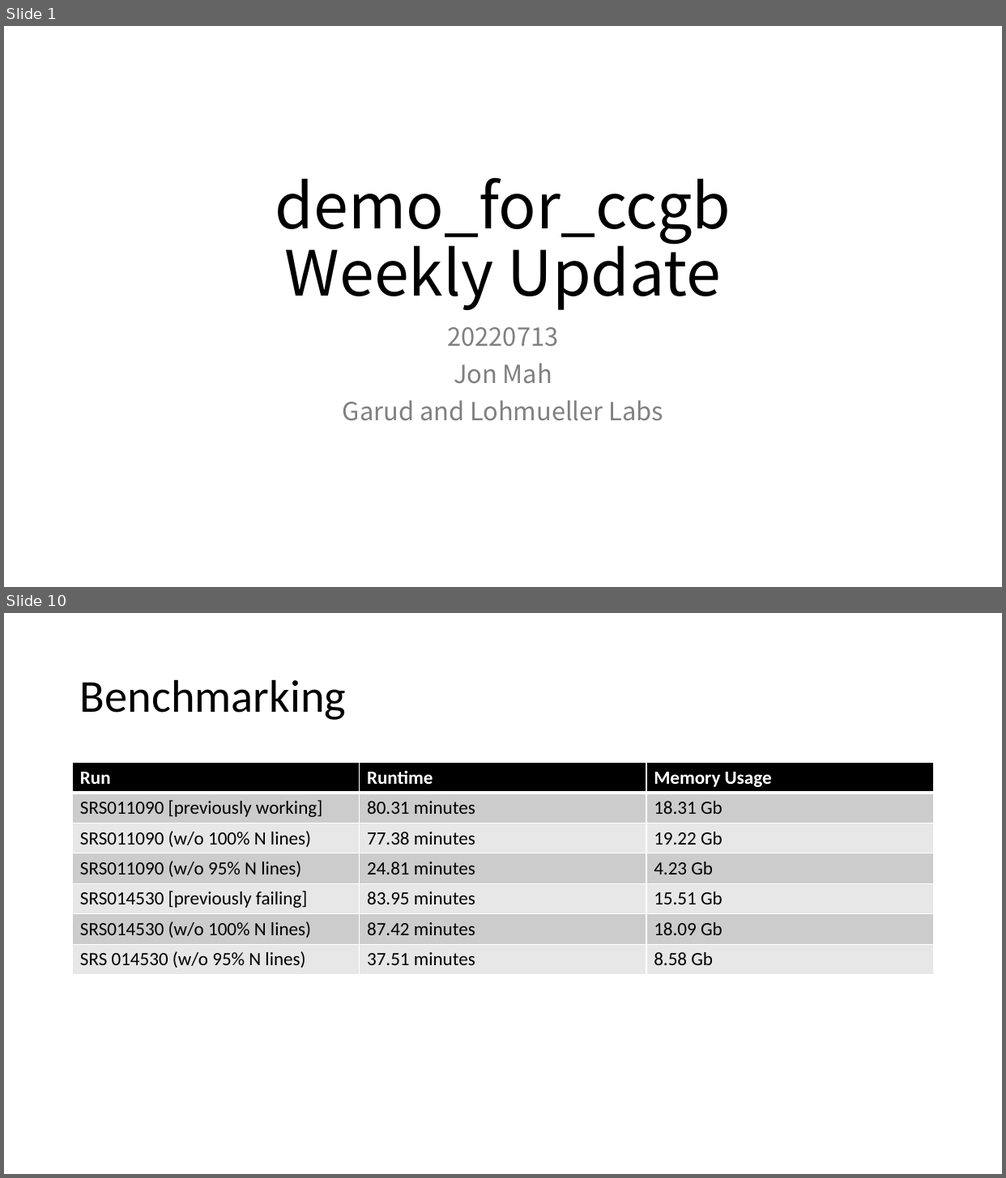
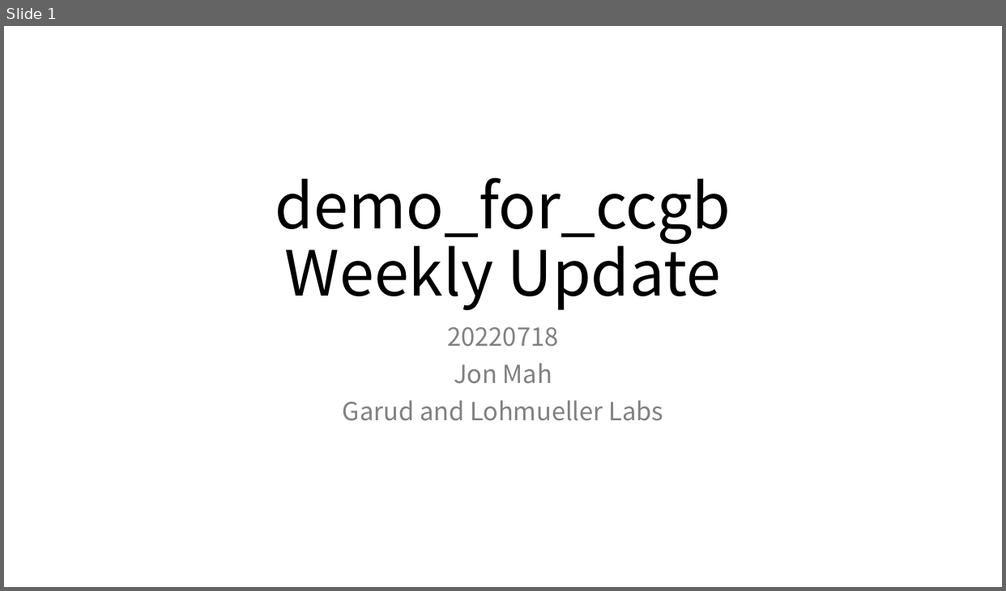
Before and after one commit to jon-mah/demo_for_ccgb, a slide deck: Summary/20220713_microbiome_demographic_slides.pptx. Shown one above the other, each under a label of ours: slides 1 and 10 before the commit, slide 1 after it; the slides between them are not shown. The pictures are 1006x1178 and 1006x591 pixels, drawn with LibreOffice and Linux fonts; fonts in the diff are those of the drawing. Boxes give left, top, right and bottom in pixels: in the first picture for what was removed or moved away, otherwise in the second. Text is boxed around its words. In the diff, an @@ line names an element or a change of style, - is before the commit and + after.

```diff
--- a/Summary/20220713_microbiome_demographic_slides.pptx
+++ b/Summary/20220713_microbiome_demographic_slides.pptx
@@ slide 10 removed at <box>4,613,1002,1174</box>, background #FFFFFF @@
@@ title removed at <box>80,679,346,720</box> @@
-Benchmarking
@@ table removed at <box>73,763,933,975</box>, 7 rows, 3 columns @@
-Run | Runtime | Memory Usage
-SRS011090 [previously working] | 80.31 minutes | 18.31 Gb
-SRS011090 (w/o 100% N lines) | 77.38 minutes | 19.22 Gb
-SRS011090 (w/o 95% N lines) | 24.81 minutes | 4.23 Gb
-SRS014530 [previously failing] | 83.95 minutes | 15.51 Gb
-SRS014530 (w/o 100% N lines) | 87.42 minutes | 18.09 Gb
-SRS 014530 (w/o 95% N lines) | 37.51 minutes | 8.58 Gb
@@ slide 1 changed as well @@
@@ subtitle at <box>448,327,559,347</box>: text changed @@
-20220713
+20220718
```
Also in this commit, not shown: 1 other slide changed, 8 slides added, 7 other slides removed, 14 other files.
